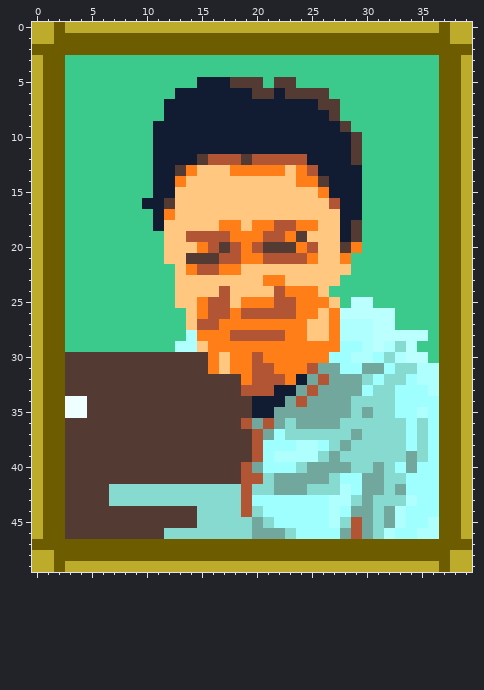
Pixel-art sprite, stored at assets/devs/Isamos.png. Above: the version before the commit.
The file is 40x50 pixels.
And afterwards:
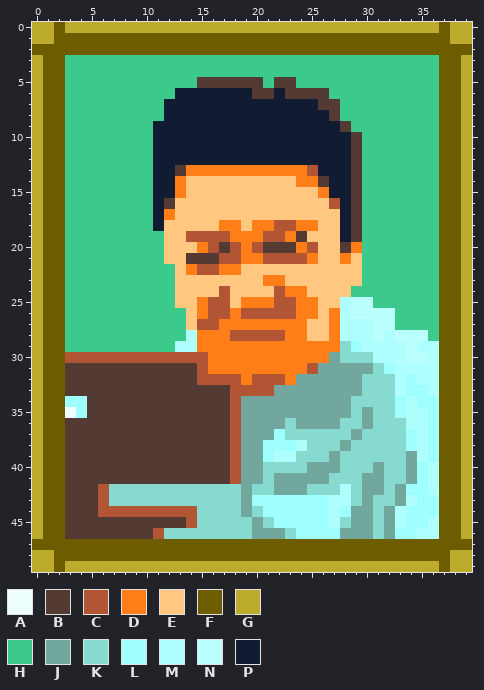
Palette (. is transparent): A #efffff  B #533a33  C #b25535  D #ff7e18  E #ffc780  F #6d5c00  G #bdac2c  H #3cc98c  J #71a79c  K #86dacf  L #9efffe  M #b0ffff  N #bbffff  P #111b31
The edit:
@@ x 13..19 @@
  4 HHHHHHH
- 5 HHPPPBB
+ 5 HHBBBBB
  6 PPPPPPP
@@ x 8..31 @@
 11 HHHPPPPPPPPPPPPPPPPPPBHH
-12 HHHPPPPBCCCBCCCCCPPPPBHH
-13 HHHPPBDEEEDDDDDEDCPPPPHH
-14 HHHPPDEEEEEEEEEEDDBPPPHH
-15 HHHPPEEEEEEEEEEEEEDPPPHH
-16 HHPPBEEEEEEEEEEEEEECPPHH
-17 HHHPDEEEEEEEEEEEEEEEPPHH
+12 HHHPPPPPPPPPPPPPPPPPPBHH
+13 HHHPPBDDDDDDDDDDDCPPPBHH
+14 HHHPPDEEEEEEEEEEDDBPPBHH
+15 HHHPPDEEEEEEEEEEEEDPPBHH
+16 HHHPBEEEEEEEEEEEEEECPBHH
+17 HHHPDEEEEEEEEEEEEEEEPBHH
 18 HHHPEEEEEDDEDDCCDDEEPBHH
@@ x 0..39 @@
 20 GFFHHHHHHHHHEEEDCBCDCBBBDCEEBDHHHHHHHFFG
-21 GFFHHHHHHHHHEEBBBCCDDCCCCDEEDHHHHHHHHFFG
-22 GFFHHHHHHHHHHEDCCDDEEEEEEEEEEHHHHHHHHFFG
-23 GFFHHHHHHHHHHEEEEEEEEDDEEEEEHHHHHHHHHFFG
-24 GFFHHHHHHHHHHEEEECEEEECDDDEHHHHHHHHHHFFG
-25 GFFHHHHHHHHHHEEDCCEDDDCCDDDEHNNHHHHHHFFG
-26 GFFHHHHHHHHHHHEDCCDCCCCCDDEDNNNNNHHHHFFG
+21 GFFHHHHHHHHHEEBBBCCDDCCCCDEEDEHHHHHHHFFG
+22 GFFHHHHHHHHHHEDCCDDEEEEEEEEEEEHHHHHHHFFG
+23 GFFHHHHHHHHHHEEEEEEEEDDEEEEEEEHHHHHHHFFG
+24 GFFHHHHHHHHHHEEEECEEEECDDEEEEHHHHHHHHFFG
+25 GFFHHHHHHHHHHEEDCCEDDDCCDDEEMNNHHHHHHFFG
+26 GFFHHHHHHHHHHHEDCCDCCCCCDDEDMNNNNHHHHFFG
 27 GFFHHHHHHHHHHHECCDDDDDDDDEEDMMMNNHHHHFFG
-28 GFFHHHHHHHHHHHMDDDCCCCCDDEEDMMMNNNNNHFFG
-29 GFFHHHHHHHHHHMMEDDDDDDDDDDDDLLMNMKNHHFFG
-30 GFFBBBBBBBBBBBBBDEDDCDDDDDDLLMMLKMNNHFFG
-31 GFFBBBBBBBBBBBBBDEDDCCDDDCJJLLJJLKKMMFFG
-32 GFFBBBBBBBBBBBBBBBBDCCCDPJCJJJKLKKLMMFFG
-33 GFFBBBBBBBBBBBBBBBBCCCPPJCJJJJLKKLLLMFFG
-34 GFFAABBBBBBBBBBBBBBBPPPJCJJJJKKKKLLLLFFG
-35 GFFAABBBBBBBBBBBBBBBPPJJJJJJJKJKKLLMLFFG
-36 GFFBBBBBBBBBBBBBBBBCJCJKJJJJKKKKKKLKLFFG
-37 GFFBBBBBBBBBBBBBBBBBCJLKKKKKKJKKKKLKLFFG
-38 GFFBBBBBBBBBBBBBBBBBCLLLMMLKJKKKKKLKLFFG
-39 GFFBBBBBBBBBBBBBBBBBCLMMMMKJKKKKKKJKLFFG
-40 GFFBBBBBBBBBBBBBBBBCJLLLKJJJJKKJKLJLLFFG
-41 GFFBBBBBBBBBBBBBBBBCCKJJJJJKLLJJKKLLLFFG
-42 GFFBBBBKKKKKKKKKKKKCKKJJJKKKMLJJKJLLLFFG
-43 GFFBBBBKKKKKKKKKKKKCLLLLLLLMMKJKKKMLLFFG
-44 GFFBBBBBBBBBBBBKKKKCKLLLLLLMLJJKJMLLLFFG
-45 GFFBBBBBBBBBBBBKKKKKJKLLLLLMKCJKJMLLMFFG
-46 GFFBBBBBBBBBKKKKKKKKJJJKLLLLJCJKMLLMMFFG
+28 GFFHHHHHHHHHHHMDDDCCCCCDDEEDMMMNMNNNHFFG
+29 GFFHHHHHHHHHHMMDDDDDDDDDDDDDKLMMMMNMMFFG
+30 GFFCCCCCCCCCCCCCDDDDDDDDDDDJKKKMMMNNMFFG
+31 GFFBBBBBBBBBBBBCDDDDDDDDDCJJJJJKLMMMMFFG
+32 GFFBBBBBBBBBBBBCCCCDCCCDJJJJJJKKKMLMMFFG
+33 GFFBBBBBBBBBBBBBBBCCCCJJJJJJJJKKKMLLMFFG
+34 GFFLLBBBBBBBBBBBBBCJJJJJJJJJJKKKKLMLLFFG
+35 GFFALBBBBBBBBBBBBBCJJJJJJJJJJKJKKLMMLFFG
+36 GFFBBBBBBBBBBBBBBBCJJJJKJJJJKKJKKKMMLFFG
+37 GFFBBBBBBBBBBBBBBBCJJJLKKKKKKJKKKKLMLFFG
+38 GFFBBBBBBBBBBBBBBBCJJLLLMKKKJKKKKKLMLFFG
+39 GFFBBBBBBBBBBBBBBBCJJLMMKKKJKKKKKKJMLFFG
+40 GFFBBBBBBBBBBBBBBBCJJKKKKJJJKKKJKKJLMFFG
+41 GFFBBBBBBBBBBBBBBBCJJKJJJJJKKKJJKKJLMFFG
+42 GFFBBBCKKKKKKKKKKKKJKKJJJKKKMKJJKJLLMFFG
+43 GFFBBBCKKKKKKKKKKKKJLLLLLLLMMKJKKJMLLFFG
+44 GFFBBBCCCCCCCCCKKKKJKLLLLLLMLJJKJMLLLFFG
+45 GFFBBBBBBBBBBBCKKKKKJKLLLLLMKJJKJMLLMFFG
+46 GFFBBBBBBBBCKKKKKKKKJJJKLLLLJJJKJLLMMFFG
 47 FFFFFFFFFFFFFFFFFFFFFFFFFFFFFFFFFFFFFFFF
